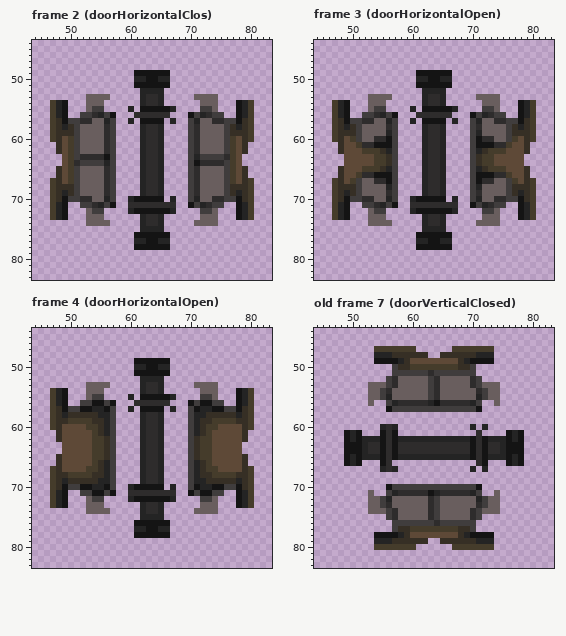
Two states of a pixel-art file, src/rooms/rooms.ase. Above is the file before it was changed.
128x128 pixels, 19 frames. Shown: frame 2 (doorHorizontalClos): x 44..83, y 44..83; frame 3 (doorHorizontalOpen): x 44..83, y 44..83; frame 4 (doorHorizontalOpen): x 44..83, y 44..83; old frame 7 (doorVerticalClosed): x 44..83, y 44..83. The commit also changed other frames, which this record leaves out.
Now the later version:
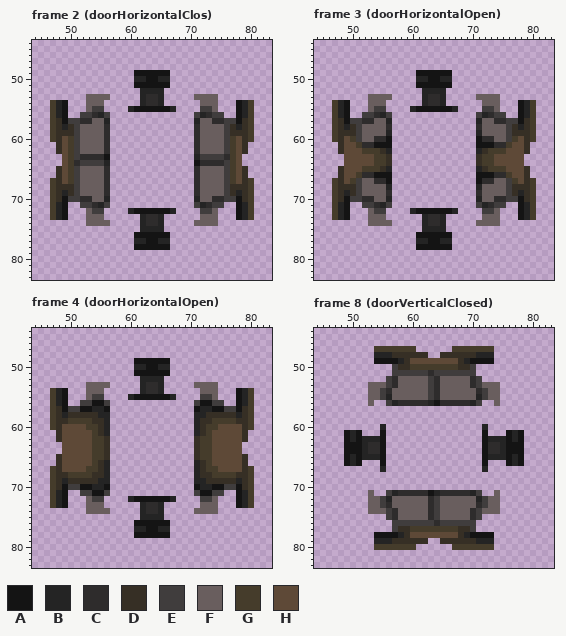
Palette (. is transparent): A #141414  B #242424  C #2e2c2c  D #362f25  E #403d3d  F #695e5e  G #453c2b  H #5e4937
From the commit log: Doors now include a foreground sprite so that characters appear to run under the frame rather than over it.
From old to new:
frames 19 -> 21
Frame 2 (doorHorizontalClos), layer "Layer 1":
y 55: x 61 . -> A
y 56: x 57 A -> .; x 61..66 CCCCCC -> ......; x 70 A -> .
y 57: x 57 E -> .; x 60 B -> .; x 62..65 AAAA -> ....; x 67 B -> .; x 70 E -> .
y 58..69: x 57 E -> .; x 62..65 BCCB -> ....; x 70 E -> .
y 70: x 57 E -> .; x 60..65 BAAAAA -> ......; x 67 B -> .; x 70 E -> .
y 71: x 57 A -> .; x 60..67 CCCCCCCC -> ........; x 70 A -> .
Frame 3 (doorHorizontalOpen), layer "Layer 1": the same change as frame 2 (doorHorizontalClos)
Frame 4 (doorHorizontalOpen), layer "Layer 1": the same change as frame 2 (doorHorizontalClos)
Frame 8 (doorVerticalClosed) against old frame 7 (doorVerticalClosed), layer "Layer 1":
y 57: x 56..71 AEEEEEEEEEEEEEEA -> ................
y 60: x 56..57 CB -> ..; x 70 B -> .
y 61: x 56..57 CA -> ..; x 71..72 C. -> .A
y 62: x 56..71 CABBBBBBBBBBBBAC -> ................
y 63..64: x 56..71 CACCCCCCCCCCCCAC -> ................
y 65: x 56..71 CABBBBBBBBBBBBAC -> ................
y 66: x 56 C -> .; x 71 C -> .
y 67: x 56..57 CB -> ..; x 70 B -> .
y 70: x 56..71 AEEEEEEEEEEEEEEA -> ................
Pixel boxes of the changes (left, top, right, bottom) in both pictures:
changed: (110, 106, 194, 208)
changed: (392, 106, 476, 208)
changed: (110, 394, 194, 496)
changed: (386, 406, 488, 490)
